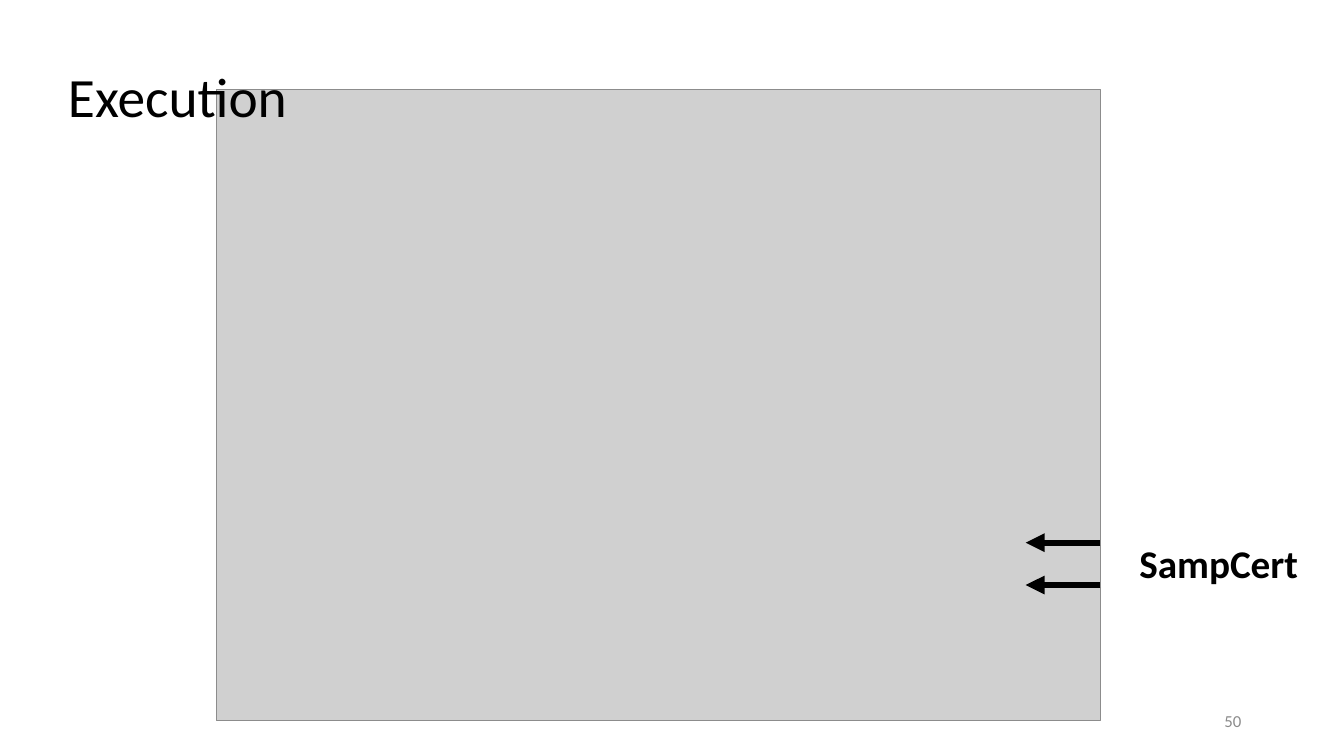
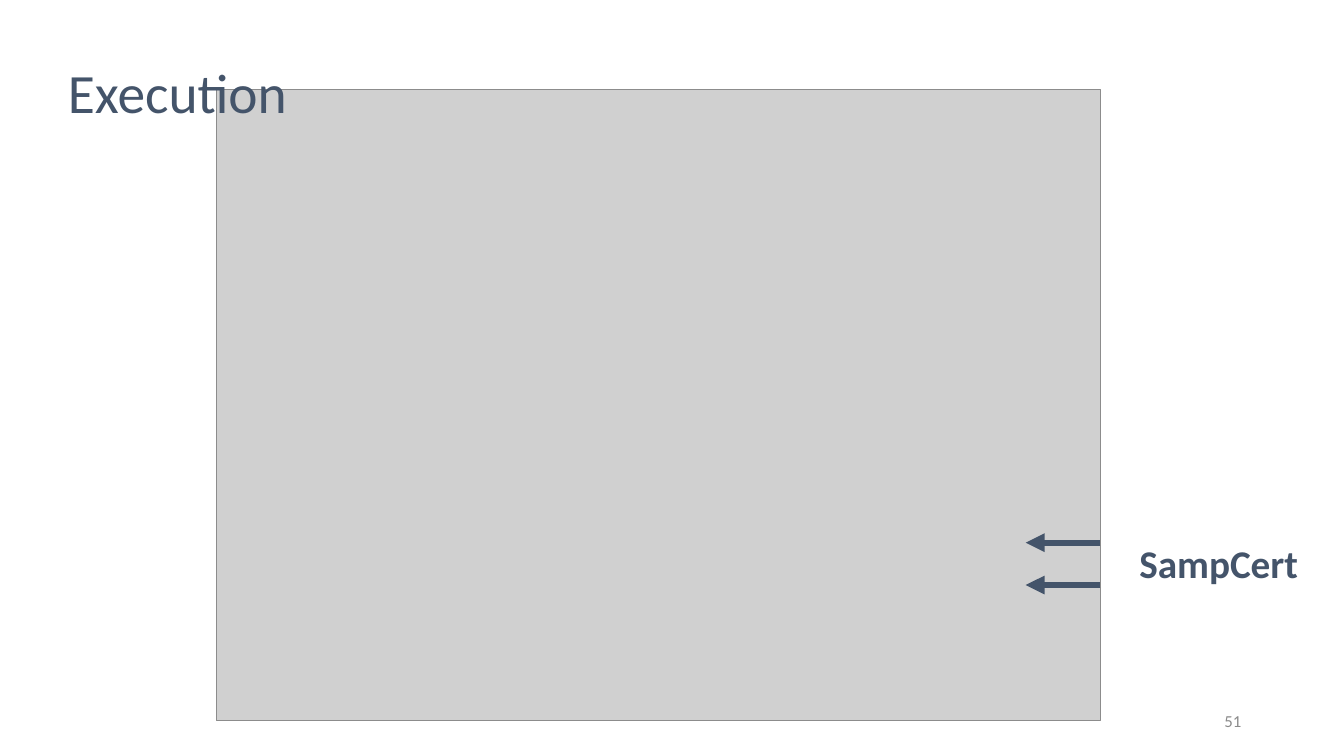
Before and after one commit to markusdemedeiros/markusdemedeiros.github.io, a slide deck: slide 51 of PLDI25 SampCert.pptx (slide 50 before the commit). Drawn at 1344x756 pixels with LibreOffice and Linux fonts; fonts in the diff are those of the drawing; grey boxes stand for pictures; background and template pictures are left out. Boxes give left, top, right and bottom in pixels: in the first picture for what was removed or moved away, otherwise in the second. Text is boxed around its words. In the diff, an @@ line names an element or a change of style, - is before the commit and + after.

```diff
--- a/PLDI25 SampCert.pptx
+++ b/PLDI25 SampCert.pptx
@@ text "Execution" at bbox=[68, 74, 287, 127]: text colour #000000 to #44546A; line spacing 0.9 to 0.7 @@
@@ text "SampCert" at bbox=[1139, 552, 1298, 584]: text colour #000000 to #44546A @@
@@ arrow (1101, 542) - (1026, 542): stroke #000000 4.5 pt to #44546A 4.5 pt @@
@@ arrow (1101, 585) - (1026, 585): stroke #000000 4.5 pt to #44546A 4.5 pt @@
@@ page number at bbox=[1224, 716, 1241, 727]: text changed @@
-50
+51
```
Also in this commit, not shown: 44 other slides changed, 1 slide added.
